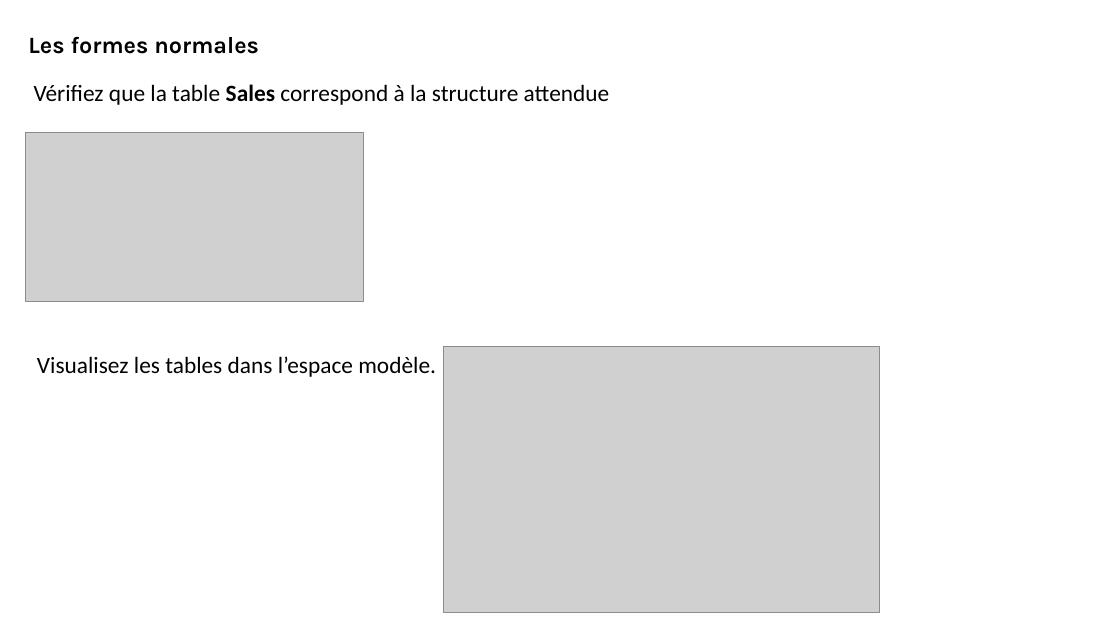
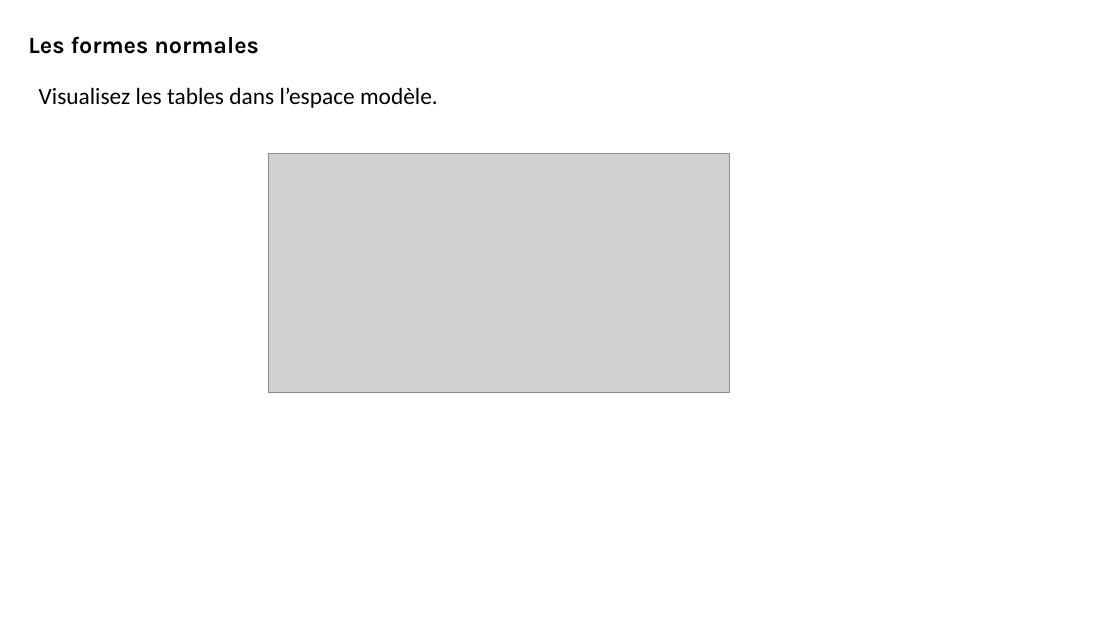
Before and after one commit to bejaouibechir/PowerBI, a slide deck: slide 15 of Français/2.Preparing data/6.Normal forms.pptx (slide 10 before the commit). Drawn at 1120x630 pixels with LibreOffice and Linux fonts; fonts in the diff are those of the drawing; grey boxes stand for pictures. Boxes give left, top, right and bottom in pixels: in the first picture for what was removed or moved away, otherwise in the second. Text is boxed around its words. In the diff, an @@ line names an element or a change of style, - is before the commit and + after.

```diff
--- a/Français/2.Preparing data/6.Normal forms.pptx
+++ b/Français/2.Preparing data/6.Normal forms.pptx
@@ text "Visualisez les tables dans l’espace ...": place and size @@
-text "Visualisez les tables dans l’espace ..." at (37, 356, 436, 377)
+text "Visualisez les tables dans l’espace ..." at (39, 87, 438, 108)
@@ text removed at (34, 84, 610, 105) @@
-Vérifiez que la table Sales correspond à la structure attendue
@@ picture removed at (25, 133, 363, 302) @@
@@ picture: place and size @@
-picture at (444, 346, 879, 612)
+picture at (268, 154, 729, 393)
```
Also in this commit, not shown: 5 other slides changed, 6 slides added, 1 slide removed, 39 other files.
